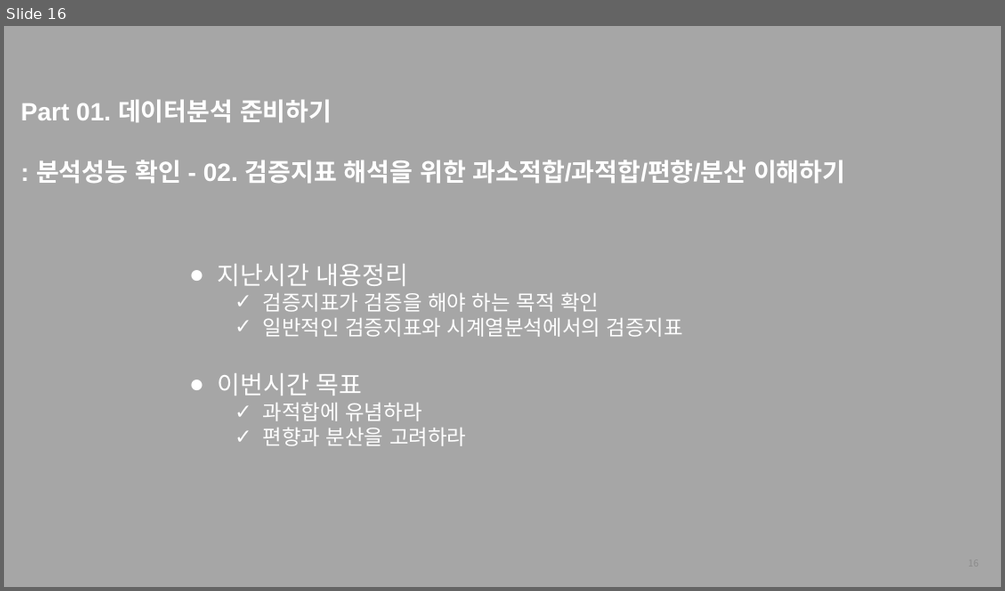
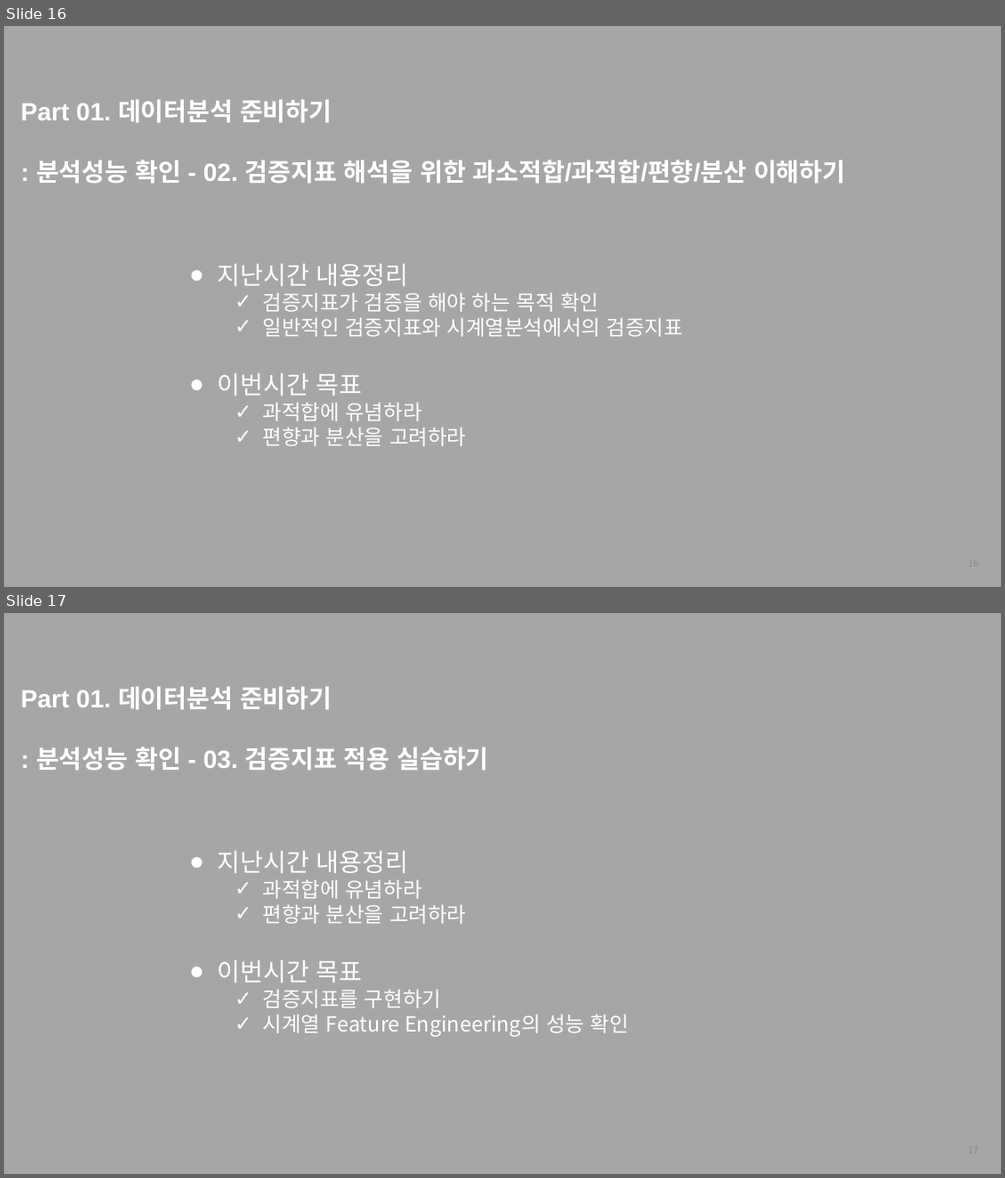
Before and after one commit to thekimk/All-About-Time-Series-Analysis, a slide deck: [FastCampus] 커리큘럼_김경원박사.pptx. Shown one above the other, each under a label of ours: slide 16 before the commit, slides 16 and 17 after it. The pictures are 1005x591 and 1005x1178 pixels, drawn with LibreOffice and Linux fonts; fonts in the diff are those of the drawing; background and template pictures are left out. Boxes give left, top, right and bottom in pixels: in the first picture for what was removed or moved away, otherwise in the second. Text is boxed around its words. In the diff, an @@ line names an element or a change of style, - is before the commit and + after.

```diff
--- a/[FastCampus] 커리큘럼_김경원박사.pptx
+++ b/[FastCampus] 커리큘럼_김경원박사.pptx
@@ slide 17 added at (x1=4, y1=613, x2=1001, y2=1174), background #A6A6A6 @@
@@ text added at (x1=21, y1=686, x2=488, y2=771), 24 pt, text #FFFFFF, bold @@
+Part 01. 데이터분석 준비하기
+: 분석성능 확인 - 03. 검증지표 적용 실습하기
@@ text added at (x1=218, y1=851, x2=629, y2=1037), 20 pt, text #FFFFFF @@
+● 지난시간 내용정리
+  ✓ 과적합에 유념하라
+  ✓ 편향과 분산을 고려하라
+● 이번시간 목표
+  ✓ 검증지표를 구현하기
+  ✓ 시계열 Feature Engineering의 성능 확인
@@ page number added at (x1=755, y1=1135, x2=987, y2=1166), 9 pt, text #8C8C8C @@
+17
```
Also in this commit, not shown: 1 slide changed, 1 other file.
